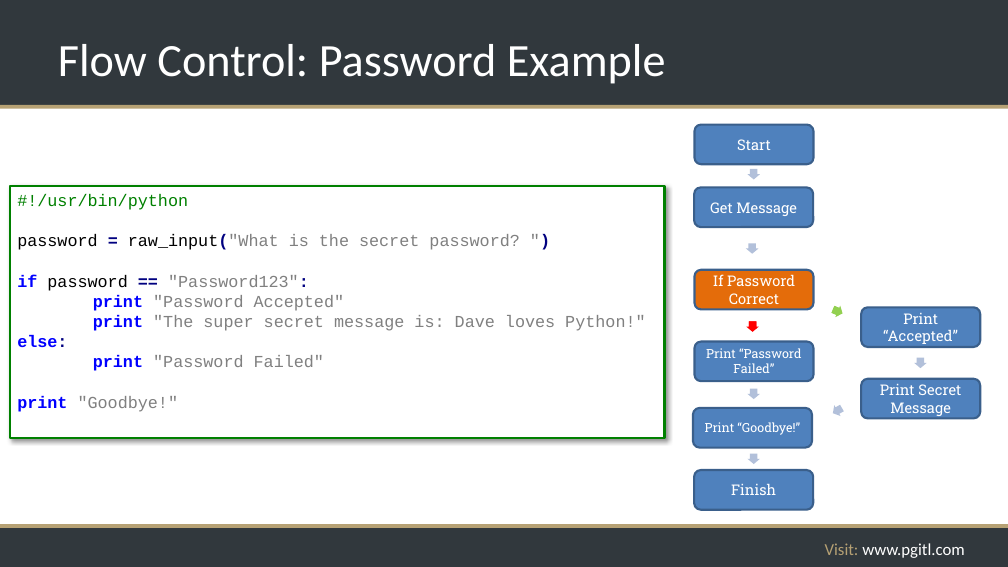
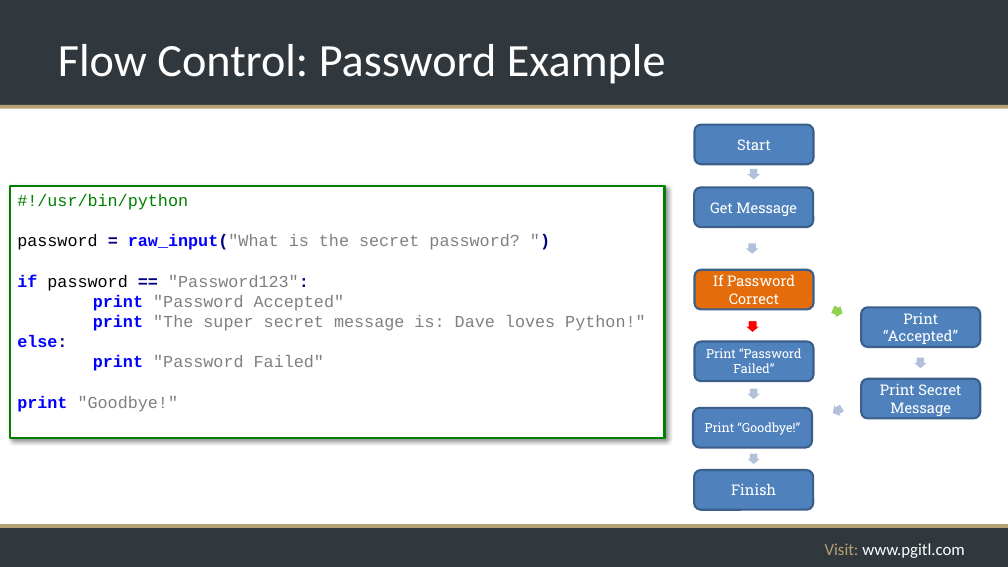
Before and after one commit to rikkouri/project-a, a slide deck: slide 94 of Programming Foundations.pptx. Drawn at 1008x567 pixels with LibreOffice and Linux fonts; fonts in the diff are those of the drawing; background and template pictures are left out. Boxes give left, top, right and bottom in pixels: in the first picture for what was removed or moved away, otherwise in the second. Text is boxed around its words. In the diff, an @@ line names an element or a change of style, - is before the commit and + after.

```diff
--- a/Programming Foundations.pptx
+++ b/Programming Foundations.pptx
@@ text in rectangle at [17, 234, 519, 250]: text colour #000000 to #0000FF, bold on in "raw_input("What" @@
```
Also in this commit, not shown: 3 other slides changed, 1 slide added, 1 slide removed, 1 other file.
